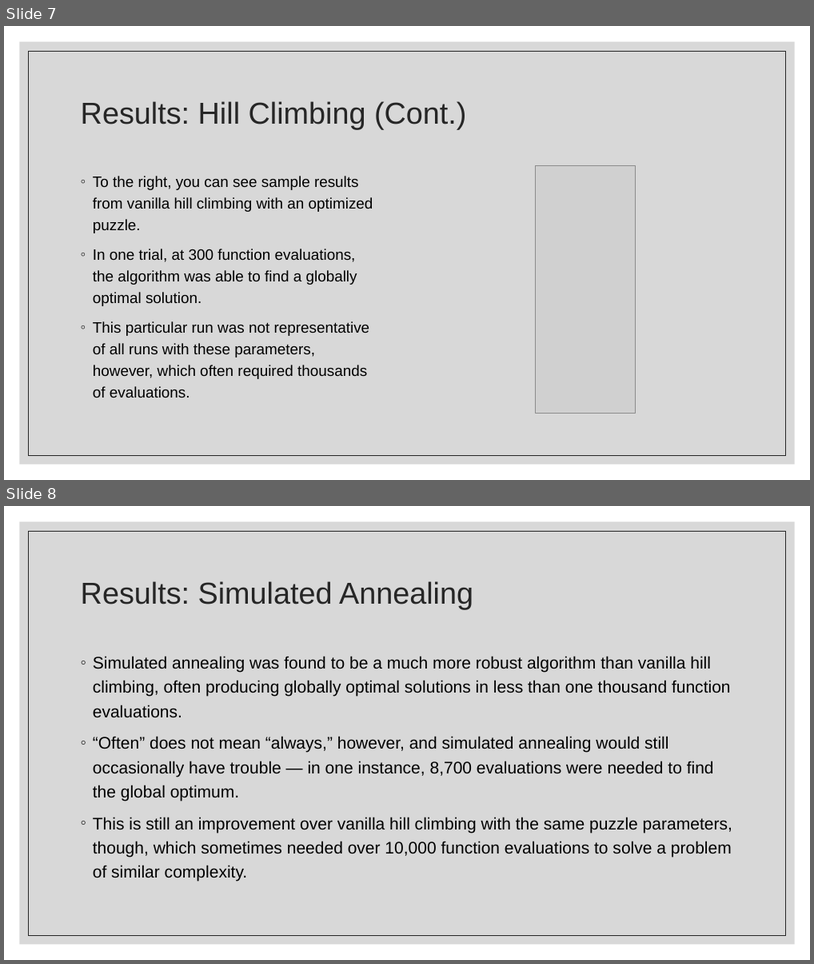
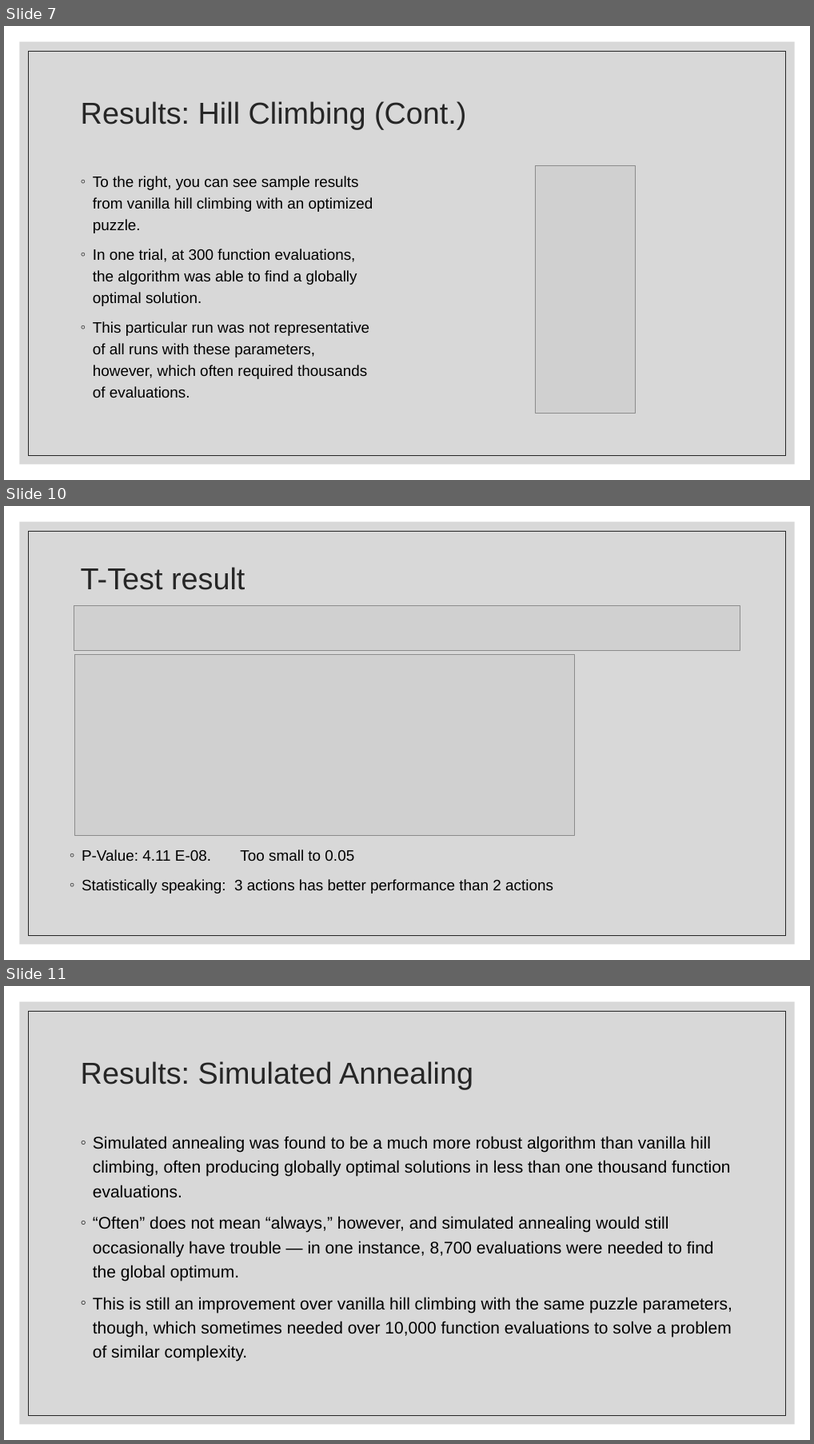
Before and after one commit to JSLBrowning/COMP-6606-Final-Project, a slide deck: Presentation/Final/Final Presentation.pptx. Shown one above the other, each under a label of ours: slides 7 and 8 before the commit, slides 7, 10 and 11 after it; the slides between them are not shown. The pictures are 814x964 and 814x1444 pixels, drawn with LibreOffice and Linux fonts; fonts in the diff are those of the drawing; grey boxes stand for pictures. Boxes give left, top, right and bottom in pixels: in the first picture for what was removed or moved away, otherwise in the second. Text is boxed around its words. In the diff, an @@ line names an element or a change of style, - is before the commit and + after.

```diff
--- a/Presentation/Final/Final Presentation.pptx
+++ b/Presentation/Final/Final Presentation.pptx
@@ slide 10 added at (4,506,810,960), background #FFFFFF; not listed: 2 template elements that a slide beside it also shows @@
@@ title added at (81,567,245,590), 36 pt, text #262626 @@
+T-Test result
@@ picture added at (74,606,741,651) @@
@@ picture added at (74,655,575,835) @@
@@ text added at (82,849,554,893), 18 pt, text #000000 @@
+◦ P-Value: 4.11 E-08. Too small to 0.05
+◦ Statistically speaking: 3 actions has better performance than 2 actions
@@ what was slide 8 is now slide 11 @@
```
Also in this commit, not shown: 2 other slides added.
